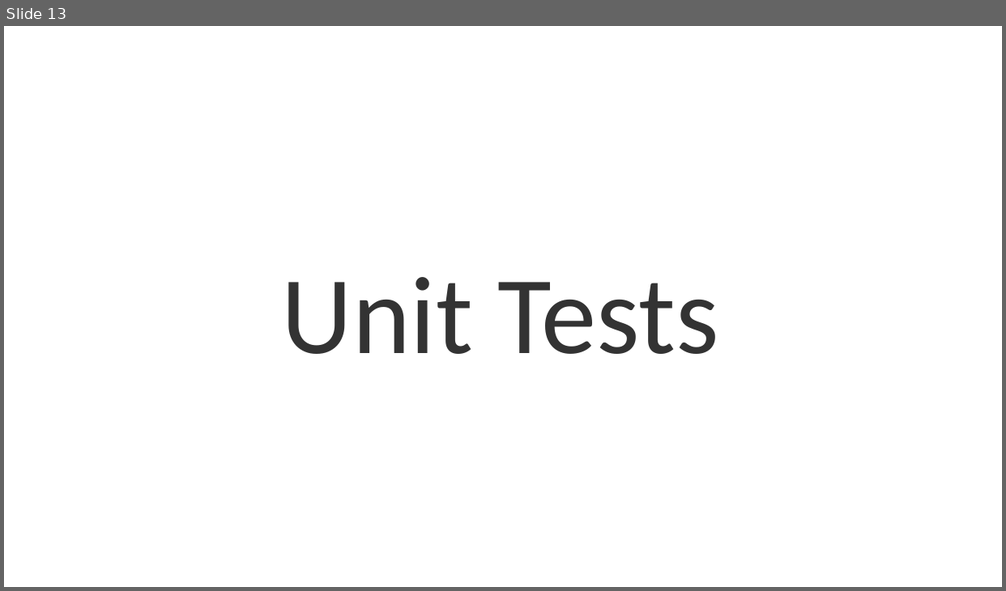
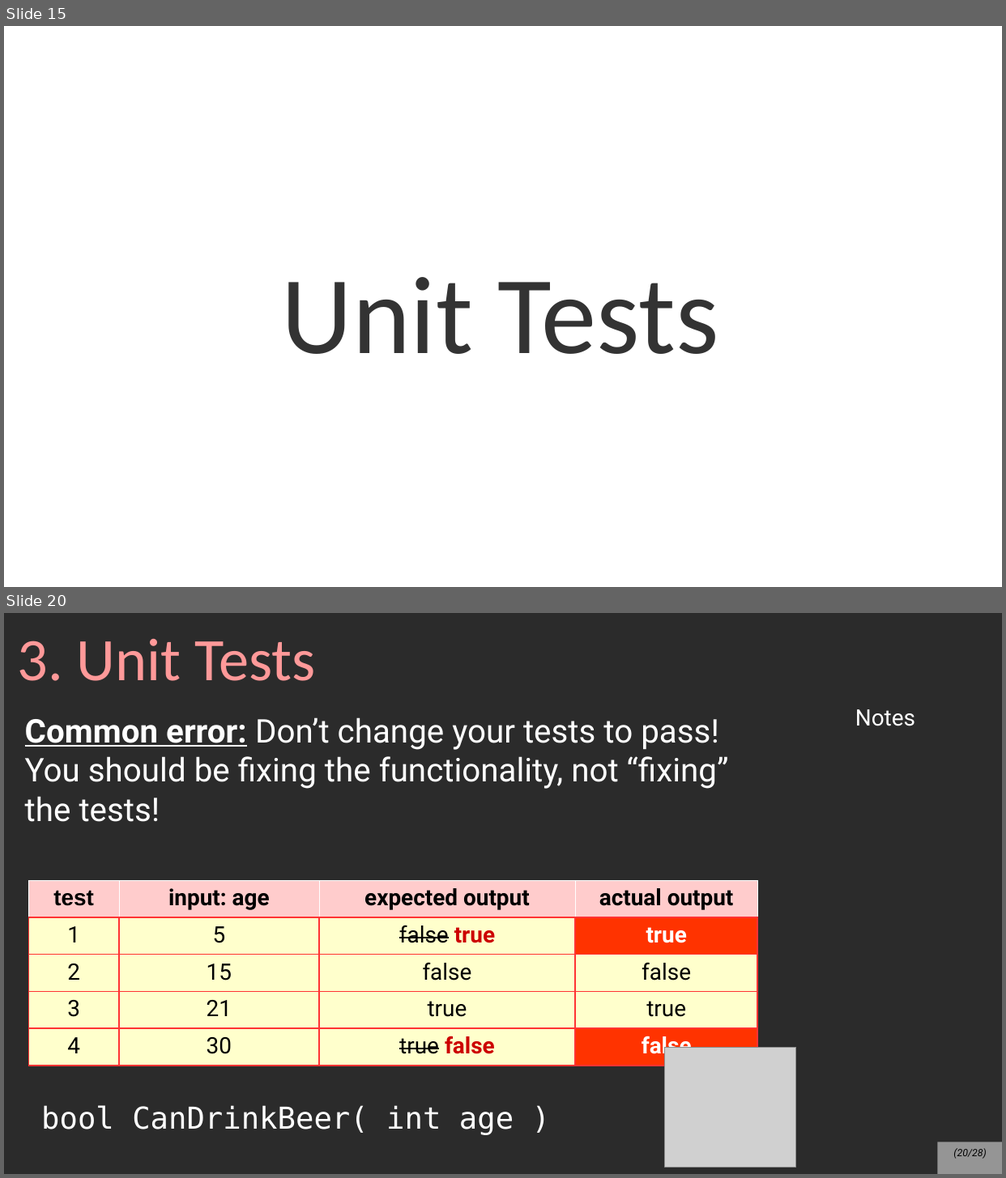
Before and after one commit to mariamhabib/CS250-Data-Structures, a slide deck: Lectures/Slides/Testing.odp. Shown one above the other, each under a label of ours: slide 13 before the commit, slides 15 and 20 after it; the slides between them are not shown. The pictures are 1006x591 and 1006x1178 pixels, drawn with LibreOffice and Linux fonts; fonts in the diff are those of the drawing; grey boxes stand for pictures; background and template pictures are left out; a plain dark background stands for a picture behind light text. Boxes give left, top, right and bottom in pixels: in the first picture for what was removed or moved away, otherwise in the second. Text is boxed around its words. In the diff, an @@ line names an element or a change of style, - is before the commit and + after.

```diff
--- a/Lectures/Slides/Testing.odp
+++ b/Lectures/Slides/Testing.odp
@@ slide 20 added at [4, 613, 1002, 1174], background picture (left out) @@
@@ title added at [18, 638, 315, 681], 48 pt, text #FF9999 @@
+3. Unit Tests
@@ text added at [855, 709, 915, 726], 18 pt, text #FFFFFF @@
+Notes
@@ text added at [25, 717, 729, 822], 26 pt, text #FFFFFF @@
+Common error: Don’t change your tests to pass! You should be fixing the functionality, not “fixing” the tests!
@@ table added at [28, 881, 757, 1066], 5 rows, 4 columns @@
+test | input: age | expected output | actual output
+1 | 5 | false true | true
+2 | 15 | false | false
+3 | 21 | true | true
+4 | 30 | true false | false
@@ picture added at [665, 1048, 796, 1167] @@
@@ text added at [41, 1105, 513, 1135], 24 pt, text #FFFFFF @@
+bool CanDrinkBeer( int age )
@@ page number added at [938, 1143, 1002, 1174], fill #FFFFFF at 50% opacity, 8 pt, text #000000, italic @@
+(20/28)
@@ what was slide 13 is now slide 15 @@
```
Also in this commit, not shown: 7 slides changed, 14 other slides added, 2 slides removed, 2 other files.
